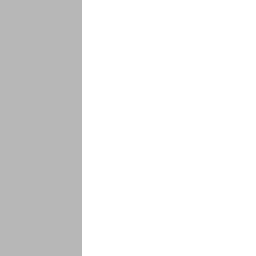
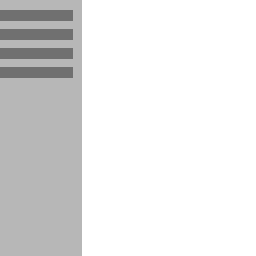
Layers edited between the first and the second 256 × 256 image:
added layer "settings-page4" above "settings-page3" over [0, 48, 73, 59]
added layer "settings-page3" above "settings-page1" over [0, 67, 73, 78]
added layer "settings-page1" above "settings-page2" over [0, 10, 73, 21]
added layer "settings-page2" above "settings-sidebar" over [0, 29, 73, 40]
